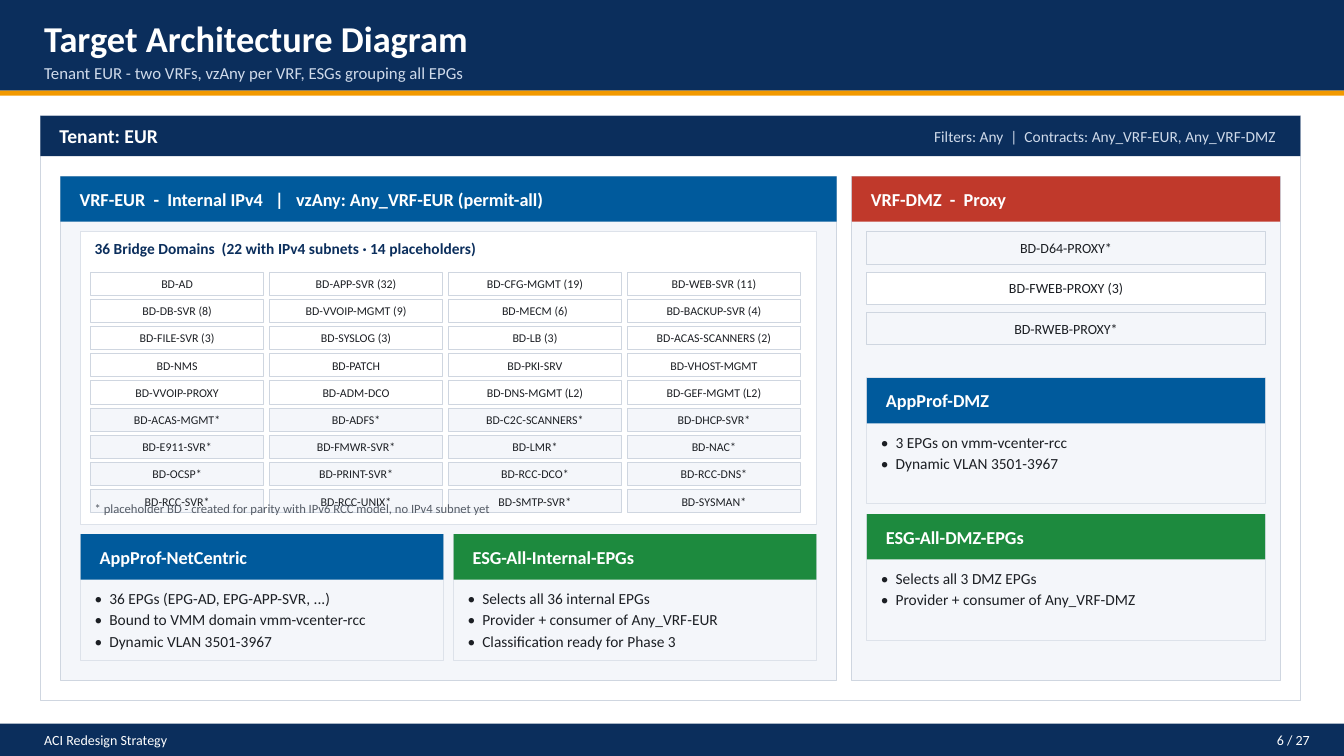
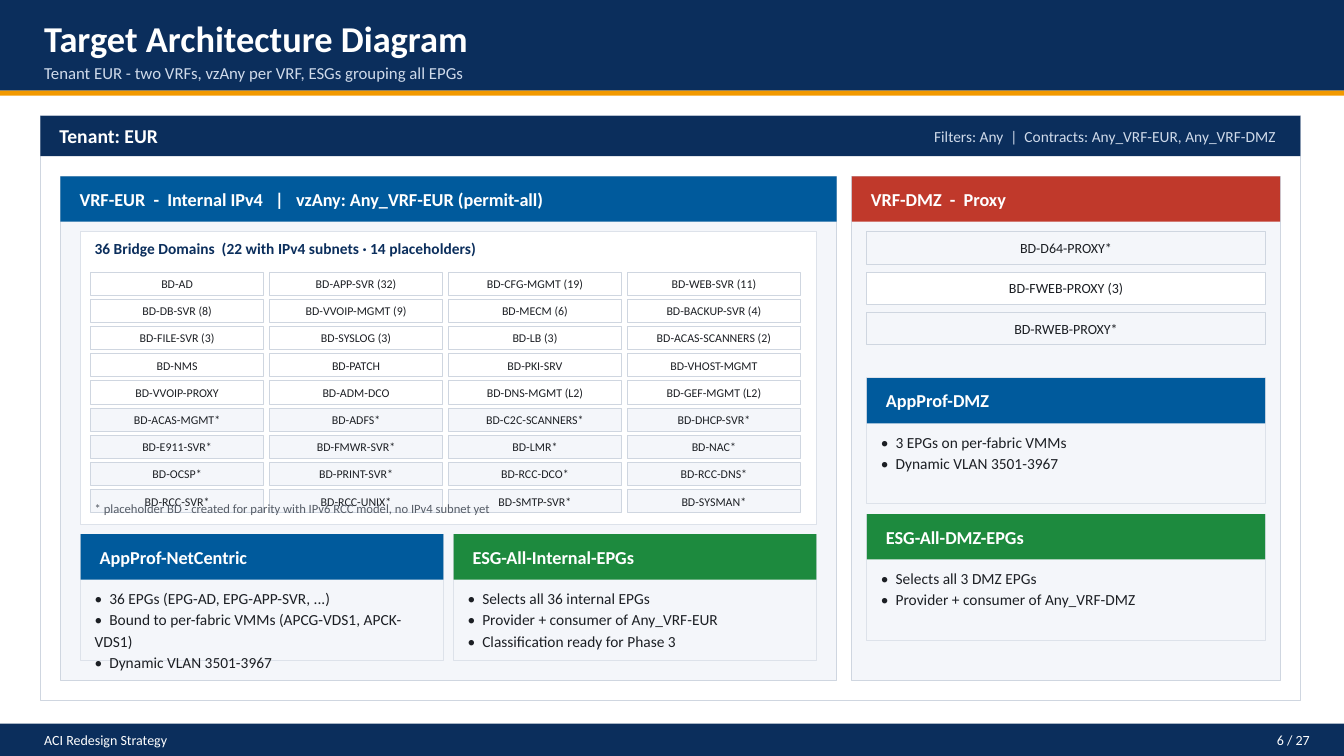
Before and after one commit to johngbarberctr/terraform_redesign_esg, a slide deck: slide 6 of aci-redesign/ACI_Redesign_Strategy.pptx. Drawn at 1344x756 pixels with LibreOffice and Linux fonts; fonts in the diff are those of the drawing. Boxes give left, top, right and bottom in pixels: in the first picture for what was removed or moved away, otherwise in the second. Text is boxed around its words. In the diff, an @@ line names an element or a change of style, - is before the commit and + after.

```diff
--- a/aci-redesign/ACI_Redesign_Strategy.pptx
+++ b/aci-redesign/ACI_Redesign_Strategy.pptx
@@ text at (x1=896, y1=437, x2=1066, y2=451): text changed @@
-• 3 EPGs on vmm-vcenter-rcc
+• 3 EPGs on per-fabric VMMs
@@ text at (x1=95, y1=614, x2=402, y2=649): text changed @@
-• Bound to VMM domain vmm-vcenter-rcc
+• Bound to per-fabric VMMs (APCG-VDS1, APCK-VDS1)
```
Also in this commit, not shown: 7 other slides changed, 3 other files.
